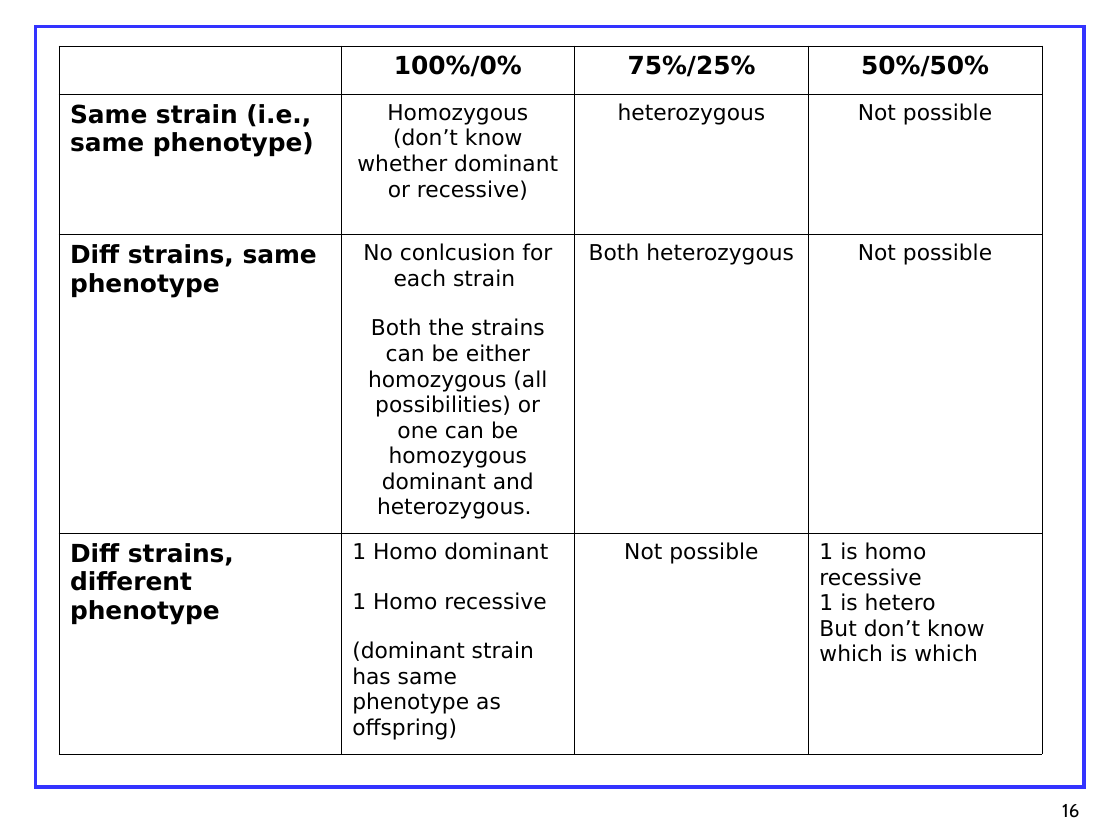
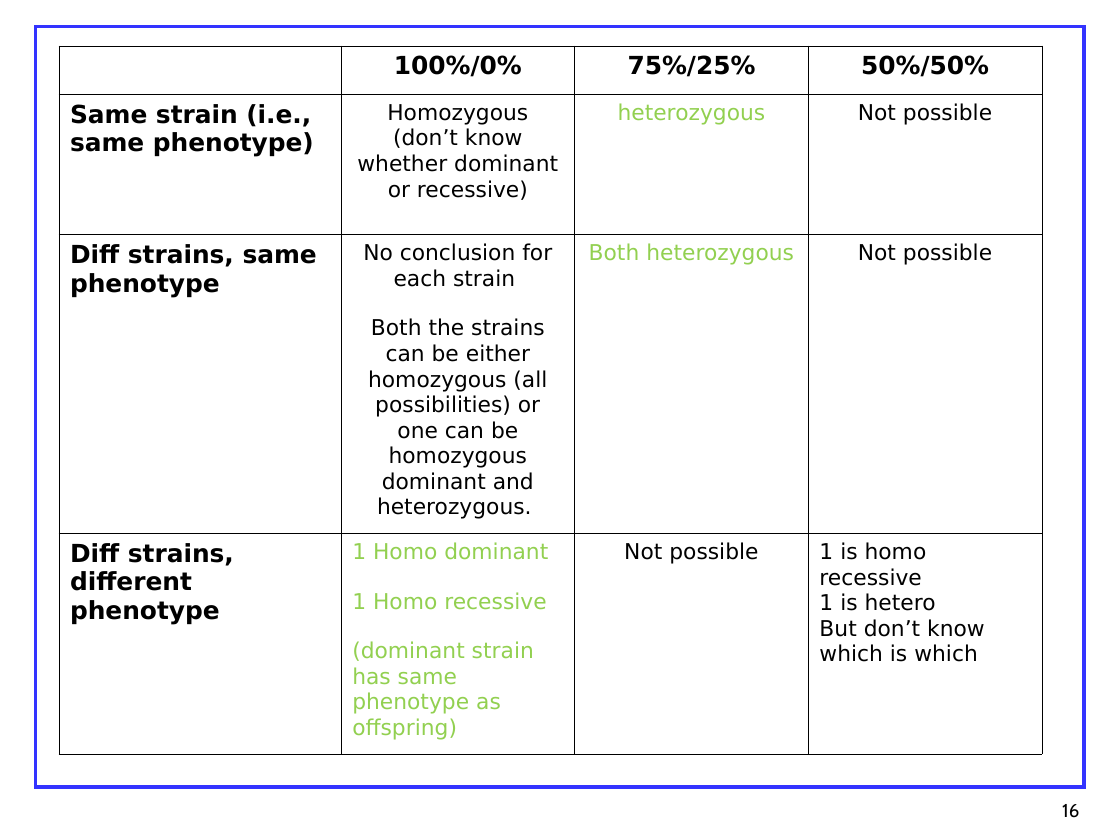
Before and after one commit to TutorTown/geneticsTutor, a slide deck: slide 16 of MendelBackwardsV4.ppt. Drawn at 1120x840 pixels with LibreOffice and Linux fonts; fonts in the diff are those of the drawing. Boxes give left, top, right and bottom in pixels: in the first picture for what was removed or moved away, otherwise in the second. Text is boxed around its words. In the diff, an @@ line names an element or a change of style, - is before the commit and + after.

```diff
--- a/MendelBackwardsV4.ppt
+++ b/MendelBackwardsV4.ppt
@@ table at (59, 46, 1044, 750) @@
-row 3, column 2: No conlcusion for each strain / Both the strains can be either homozygous (all possibilities) or one can be homozygous dominant and heterozygous.
+row 3, column 2: No conclusion for each strain / Both the strains can be either homozygous (all possibilities) or one can be homozygous dominant and heterozygous.
@@ text colour #000000 to #92D050 in "heterozygous", "Both heterozygous", "1 Homo dominant", "1 Homo recessive" and 1 more places @@
```
Also in this commit, not shown: 2 other files.
